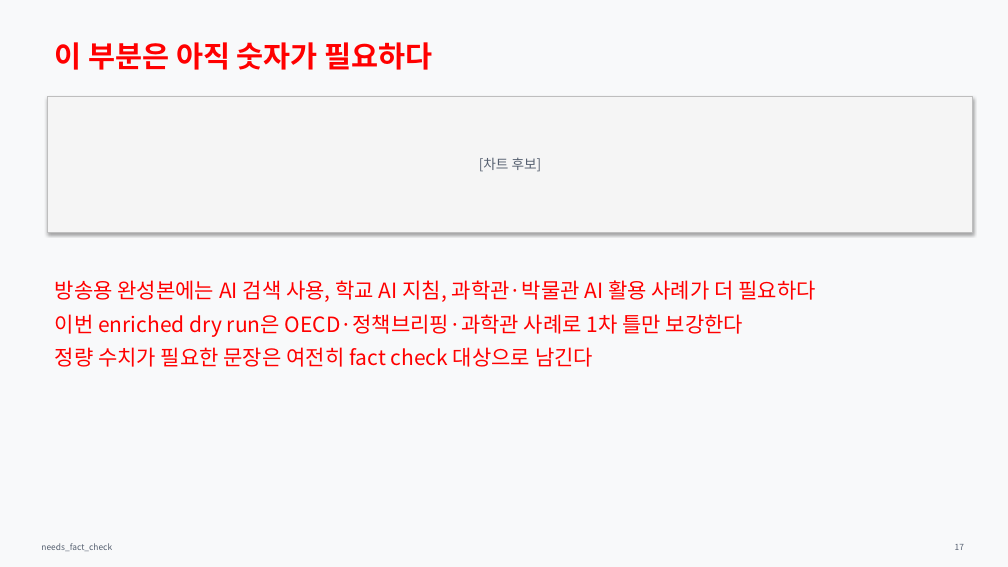
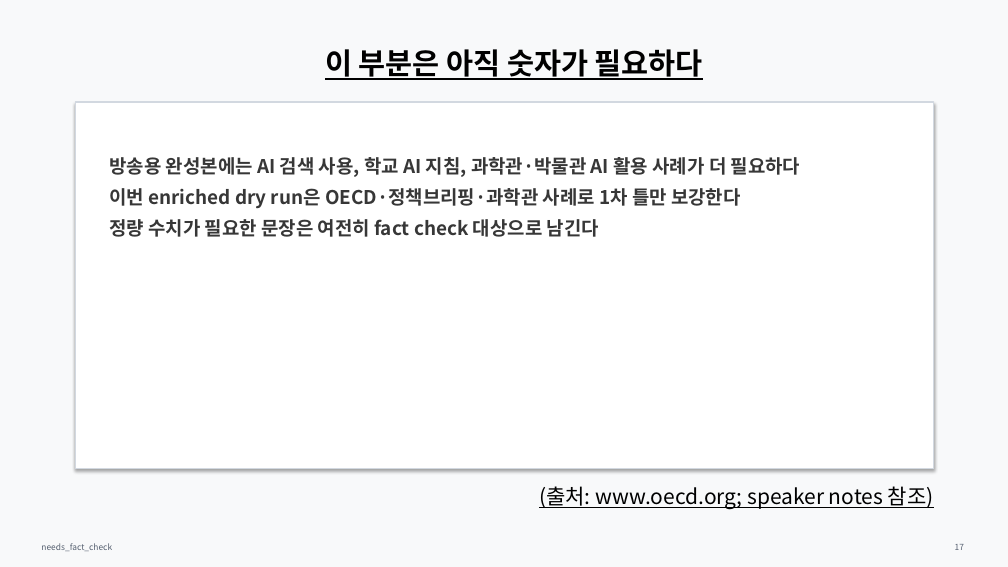
Before and after one commit to Rlearnchan/luddite, a slide deck: slide 17 of outputs/pptx/ai_knowledge_institution_styled_draft.pptx. Drawn at 1008x567 pixels with LibreOffice and Linux fonts; fonts in the diff are those of the drawing. Boxes give left, top, right and bottom in pixels: in the first picture for what was removed or moved away, otherwise in the second. Text is boxed around its words. In the diff, an @@ line names an element or a change of style, - is before the commit and + after.

```diff
--- a/outputs/pptx/ai_knowledge_institution_styled_draft.pptx
+++ b/outputs/pptx/ai_knowledge_institution_styled_draft.pptx
@@ text "이 부분은 아직 숫자가 필요하다": place and size @@
-text "이 부분은 아직 숫자가 필요하다" at <box>55,42,432,70</box>
+text "이 부분은 아직 숫자가 필요하다" at <box>325,49,703,80</box>
@@ text "이 부분은 아직 숫자가 필요하다" at <box>325,49,703,80</box>: text colour #FF0000 to #000000, underline on; alignment left to centre @@
@@ rectangle removed at <box>48,96,973,232</box> @@
-[차트 후보]
@@ rectangle added at <box>76,102,934,469</box>, fill #FFFFFF, outline #D2D8E0 1.2 pt @@
@@ text "방송용 완성본에는 AI 검색 사용, ...": place and size @@
-text "방송용 완성본에는 AI 검색 사용, ..." at <box>55,280,815,367</box>
+text "방송용 완성본에는 AI 검색 사용, ..." at <box>109,157,801,237</box>
@@ text "방송용 완성본에는 AI 검색 사용, ..." at <box>109,157,801,237</box>: size 20 to 18 pt, text colour #FF0000 to #373737, bold on @@
@@ text added at <box>539,486,934,509</box>, 20 pt, text #000000, underline @@
+(출처: www.oecd.org; speaker notes 참조)
```
Also in this commit, not shown: 22 other slides changed, 8 other files.
